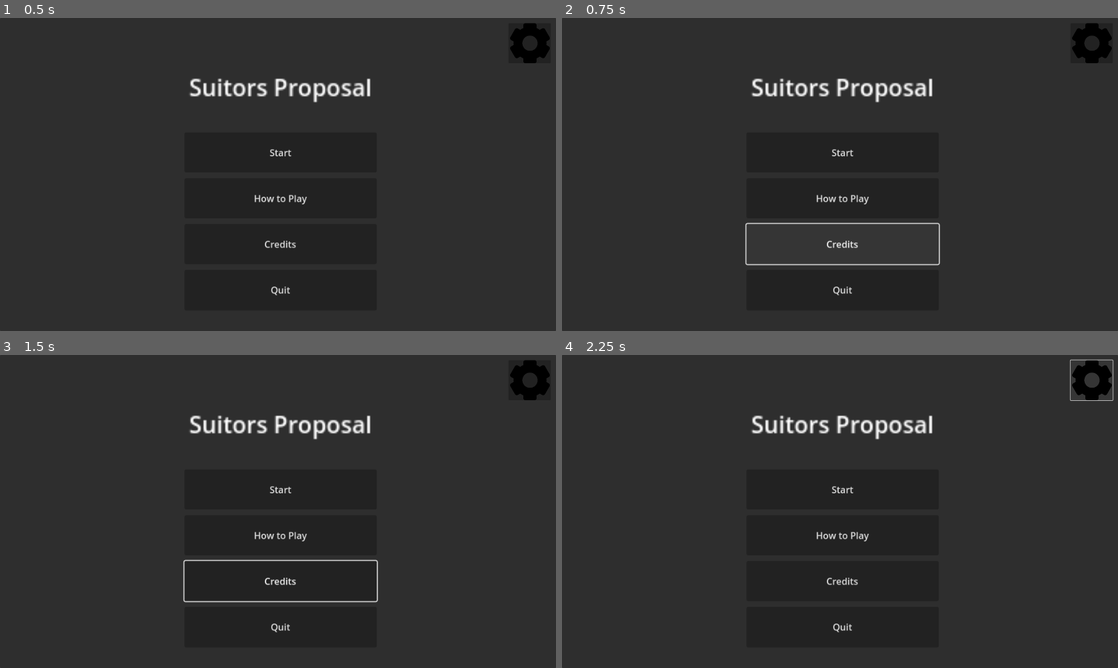
Above: before the commit, frames 1-4 (two rows, left to right).
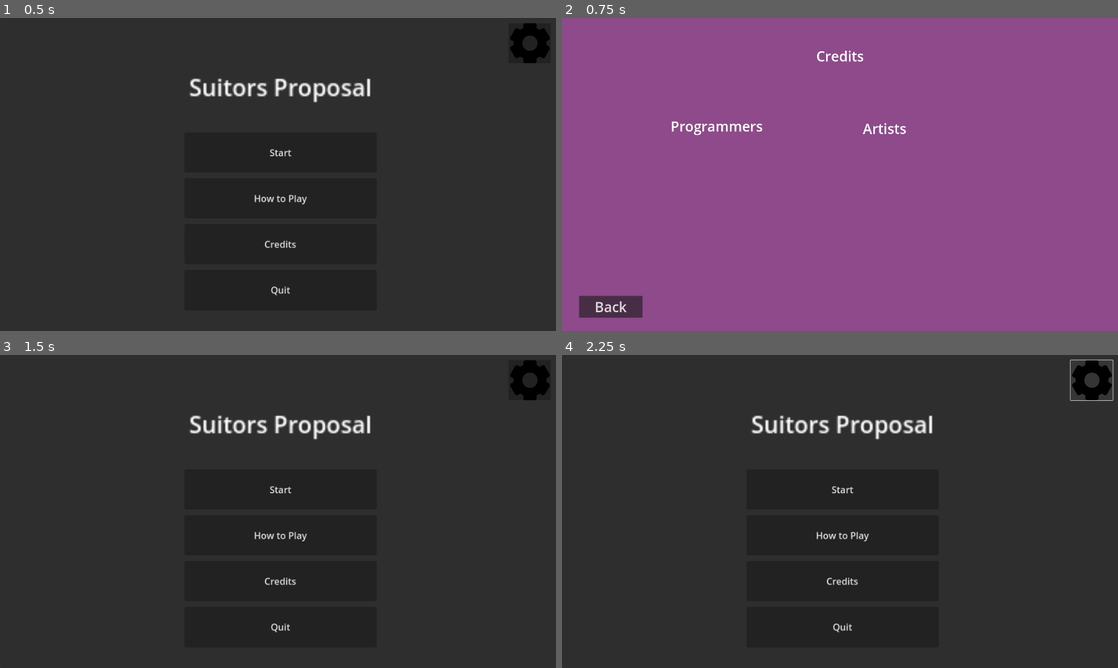
Above: after the commit, the same moments.

Repository: BrownRISDGameDevelopers/suitors-proposal
Game: Godot game, scene res://scenes/MainMenu.tscn
The game is run twice, just before and just after one commit, with the same random seed, the same clock (stepped at 60 frames per second) and the same inputs. The engine's default icon, where the game draws it, is replaced by a stand-in: a white triangle on a blue panel in a dark square.
Inputs (mouse positions are in pixels of both pictures, inside the frame that each line leads up to):
- Up to frame 1 (0.5 s): no input
- Up to frame 2 (0.75 s): click "Credits" at 0.5 s
- Up to frame 3 (1.5 s): click (50, 642) at 1.25 s, where only the run after the commit has a clickable "Back"
- Up to frame 4 (2.25 s): click (1090, 380) at 2 s

Frame 1 is identical in both runs. In frame 2, 100% of the frame differs, in the area x 0-100%, y 0-100%; in frame 3, 0.5%; in frame 4, nothing differs.

Commit message:
connecting main menu with credits

Diff:
--- a/kingdoms/UnderwaterKingdom.tres
+++ b/kingdoms/UnderwaterKingdom.tres
@@ -6,3 +6,5 @@
 metadata/Morale = 2
 metadata/Resources = 6
 metadata/Mana = 3
+metadata/morale = 0.0
+metadata/mana = 0.0
--- a/scenes/Credits.tscn
+++ b/scenes/Credits.tscn
@@ -1,4 +1,6 @@
-[gd_scene format=3 uid="uid://cm41o7fivxvpf"]
+[gd_scene load_steps=2 format=3 uid="uid://ctniw1q75hrf1"]
+
+[ext_resource type="Script" uid="uid://3gxbee6qatoc" path="res://scripts/credits.gd" id="1_hi4w3"]
 
 [node name="Control" type="Control"]
 layout_mode = 3
@@ -7,6 +9,7 @@
 anchor_bottom = 1.0
 grow_horizontal = 2
 grow_vertical = 2
+script = ExtResource("1_hi4w3")
 
 [node name="ColorRect" type="ColorRect" parent="."]
 layout_mode = 1
@@ -49,7 +52,7 @@
 theme_override_font_sizes/font_size = 48
 text = "Artists"
 
-[node name="Button" type="Button" parent="ColorRect"]
+[node name="BackButton" type="Button" parent="ColorRect"]
 layout_mode = 0
 offset_left = 59.0
 offset_top = 959.0
@@ -57,3 +60,5 @@
 offset_bottom = 1032.0
 theme_override_font_sizes/font_size = 48
 text = "Back"
+
+[connection signal="pressed" from="ColorRect/BackButton" to="." method="_on_back_button_pressed"]
--- a/scenes/MainMenu.tscn
+++ b/scenes/MainMenu.tscn
@@ -98,4 +98,5 @@
 text = "Suitors Proposal"
 
 [connection signal="pressed" from="Panel/VBoxContainer/StartButton" to="." method="_on_start_button_pressed"]
+[connection signal="pressed" from="Panel/VBoxContainer/CreditsButton" to="." method="_on_credits_button_pressed"]
 [connection signal="pressed" from="Panel/VBoxContainer/QuitButton" to="." method="_on_quit_button_pressed"]
--- a/scenes/credits.gd
+++ /dev/null
@@ -1 +0,0 @@
-extends Node2D
--- a/scripts/credits.gd
+++ b/scripts/credits.gd
@@ -1,115 +1,15 @@
-extends Node2D
-
-const credit_background = preload("res://scenes/Credits.tscn")
-
-const section_time := 2.0
-const line_time := 0.3
-
-# WAS 100
-const base_speed := 50
-const speed_up_multiplier := 10.0
-
-#CHANGE FONT LATER
-
-# TO BE CHANGED LATER
-const title_color := Color(0.933333, 0.909804, 0.666667, 1)
-
-var scroll_speed := base_speed
-var speed_up := false
-
-@onready var line := $CreditsContainer/Line
-var started := false
-var finished := false
-
-var section
-var section_next := true
-var section_timer := 0.0
-var line_timer := 0.0
-var curr_line := 0
-var lines := []
-
-var credits = [
-	[
-		"A Suitor's Proposal"
-	],[
-		"Programming",
-		"Programmer Name",
-		"Programmer Name 2"
-	],[
-		"Art",
-		"Artist Name"
-	],[
-		"Music",
-		"Musician Name"
-	],[
-		"Sound Effects",
-		"SFX Name"
-	],[
-		"Testers",
-		"Name 1",
-		"Name 2",
-		"Name 3"
-	]
-]
-
-func _process(delta):
-	var scroll_speed = base_speed * delta
-
-	if section_next:
-		section_timer += delta * speed_up_multiplier if speed_up else delta
-		if section_timer >= section_time:
-			section_timer -= section_time
-
-			if credits.size() > 0:
-				started = true
-				section = credits.pop_front()
-				curr_line = 0
-				add_line()
-
-	else:
-		line_timer += delta * speed_up_multiplier if speed_up else delta
-		if line_timer >= line_time:
-			line_timer -= line_time
-			add_line()
-
-	if speed_up:
-		scroll_speed *= speed_up_multiplier
-
-	if lines.size() > 0:
-		for l in lines:
-			l.rect_position.y -= scroll_speed
-			if l.rect_position.y < -l.get_line_height():
-				lines.erase(l)
-				l.queue_free()
-	elif started:
-		finish()
+extends Control
 
 
-
-func finish():
-	if not finished:
-		finished = true
-		# get_tree().change_scene("res://scenes/MainMenu.tcsn")
-
-func add_line():
-	var new_line = line.duplicate()
-	new_line.text = section.pop_front()
-	lines.append(new_line)
-	if curr_line == 0:
-		new_line.add_color_override("font_color", title_color)
-	$CreditsContainer.add_child(new_line)
-
-	if section.size() > 0:
-		curr_line += 1
-		section_next = false
-	else:
-		section_next = true
+# Called when the node enters the scene tree for the first time.
+func _ready() -> void:
+	pass # Replace with function body.
 
 
-func _unhandled_input(event):
-	if event.is_action_pressed("ui_cancel"):
-		finish()
-	if event.is_action_pressed("ui_down") and !event.is_echo():
-		speed_up = true
-	if event.is_action_released("ui_down") and !event.is_echo():
-		speed_up = false
+# Called every frame. 'delta' is the elapsed time since the previous frame.
+func _process(delta: float) -> void:
+	pass
+
+
+func _on_back_button_pressed() -> void:
+	get_tree().change_scene_to_file("res://scenes/MainMenu.tscn")
--- a/scripts/main_menu.gd
+++ b/scripts/main_menu.gd
@@ -14,3 +14,7 @@
 
 func _on_quit_button_pressed() -> void:
 	get_tree().quit() # Replace with function body.
+
+
+func _on_credits_button_pressed() -> void:
+	get_tree().change_scene_to_file("res://scenes/Credits.tscn")
Not shown: 1 places in kingdoms/CloudKingdom.tres that only renumber resources
Not shown: 1 places in kingdoms/ForestKingdom.tres that only renumber resources
Not shown: 1 places in kingdoms/MountainKingdom.tres that only renumber resources
Not shown: 1 places in kingdoms/UndeadKingdom.tres that only renumber resources
Not shown: 1 places in kingdoms/UnderwaterKingdom.tres that only renumber resources
Not shown: 1 places in scenes/Main.tscn that only renumber resources
Not shown, removed: scenes/credits.gd.uid
Not shown, changed: scripts/credits.gd.uid
